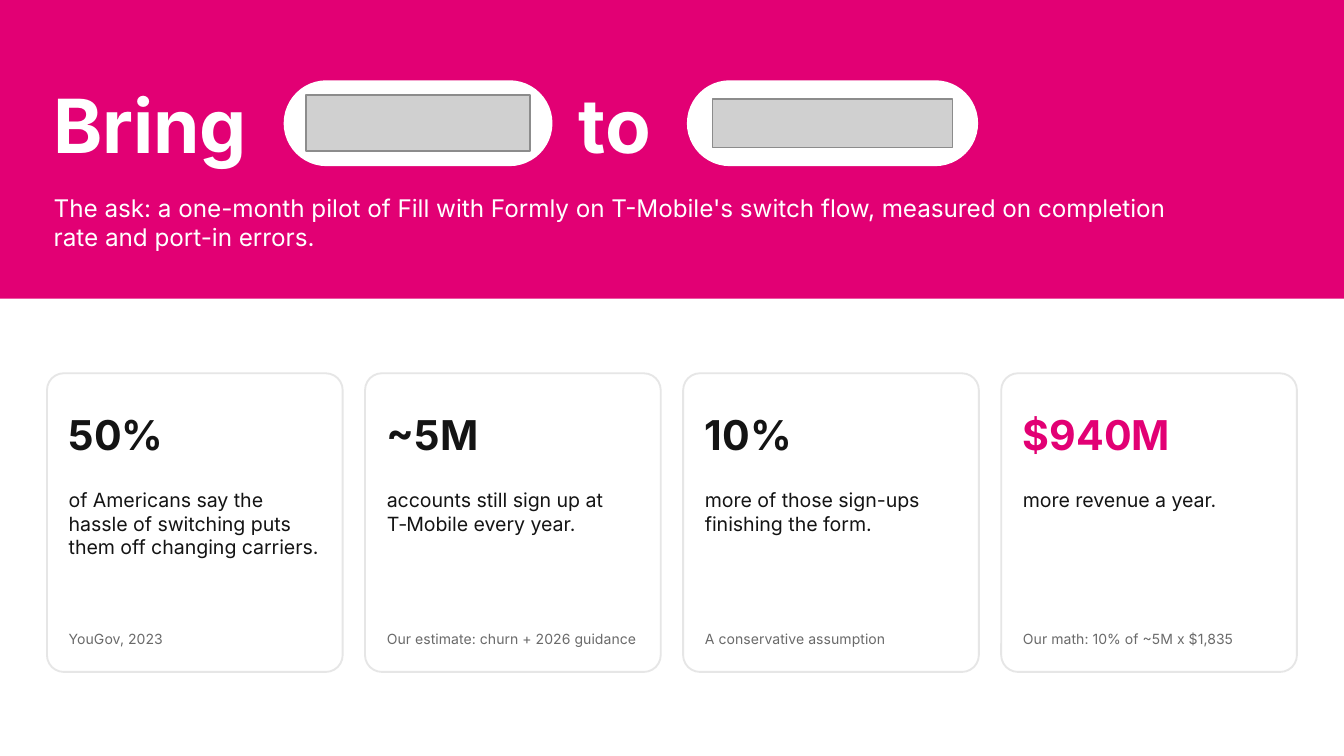
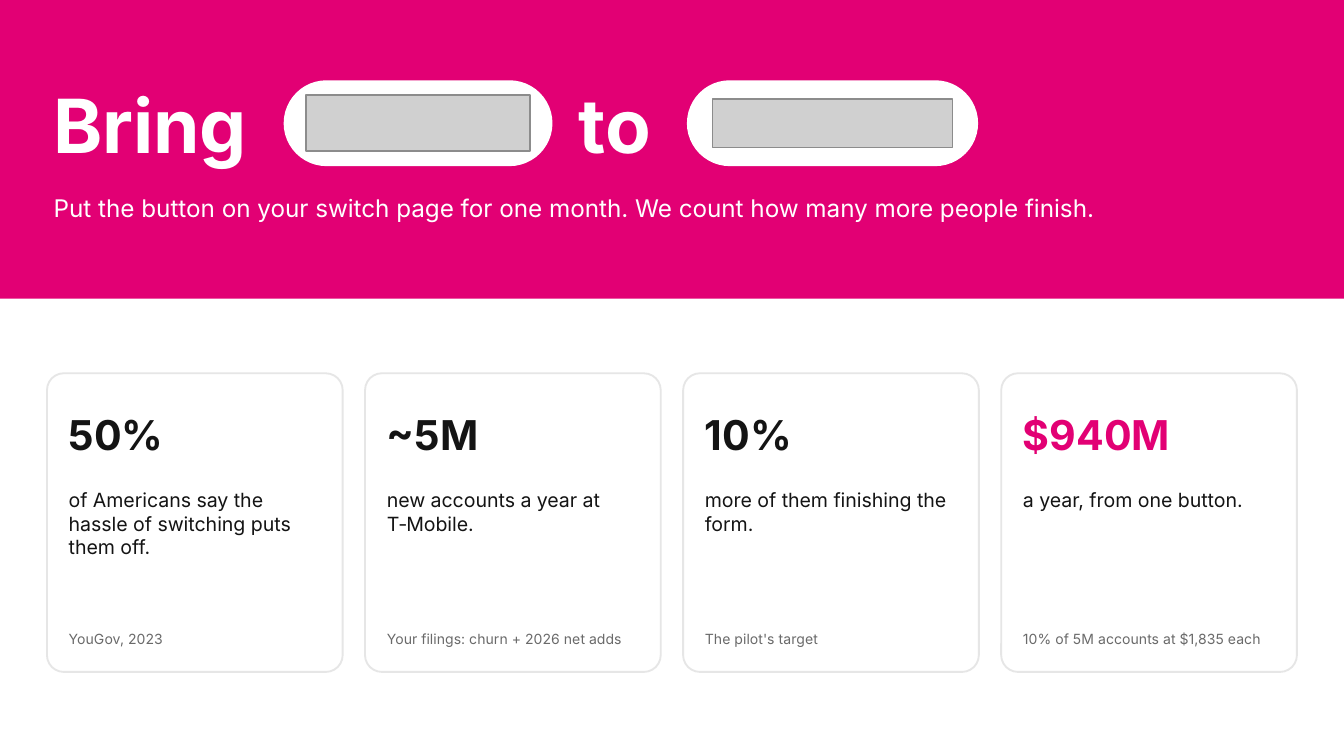
Before and after one commit to salvobonsma/DubHacks2026, a slide deck: slide 7 of deck/Formly-deck.pptx (slide 8 before the commit). Drawn at 1344x756 pixels with LibreOffice and Linux fonts; fonts in the diff are those of the drawing; grey boxes stand for pictures. Boxes give left, top, right and bottom in pixels: in the first picture for what was removed or moved away, otherwise in the second. Text is boxed around its words. In the diff, an @@ line names an element or a change of style, - is before the commit and + after.

```diff
--- a/deck/Formly-deck.pptx
+++ b/deck/Formly-deck.pptx
@@ text at box(54, 198, 1094, 223): text changed @@
-The ask: a one-month pilot of Fill with Formly on T-Mobile's switch flow, measured on completion rate and port-in errors.
+Put the button on your switch page for one month. We count how many more people finish.
@@ text at box(69, 492, 291, 555): text changed @@
-of Americans say the hassle of switching puts them off changing carriers.
+of Americans say the hassle of switching puts them off.
@@ text at box(387, 493, 600, 532): text changed @@
-accounts still sign up at T‑Mobile every year.
+new accounts a year at T‑Mobile.
@@ text at box(705, 492, 946, 531): text changed @@
-more of those sign-ups finishing the form.
+more of them finishing the form.
@@ text at box(1023, 492, 1243, 511): text changed @@
-more revenue a year.
+a year, from one button.
@@ text at box(387, 633, 622, 647): text changed @@
-Our estimate: churn + 2026 guidance
+Your filings: churn + 2026 net adds
@@ text at box(705, 633, 818, 647): text changed @@
-A conservative assumption
+The pilot's target
@@ text at box(1023, 632, 1261, 647): text changed @@
-Our math: 10% of ~5M x $1,835
+10% of 5M accounts at $1,835 each
```
Also in this commit, not shown: 5 other slides changed, 3 other files.
